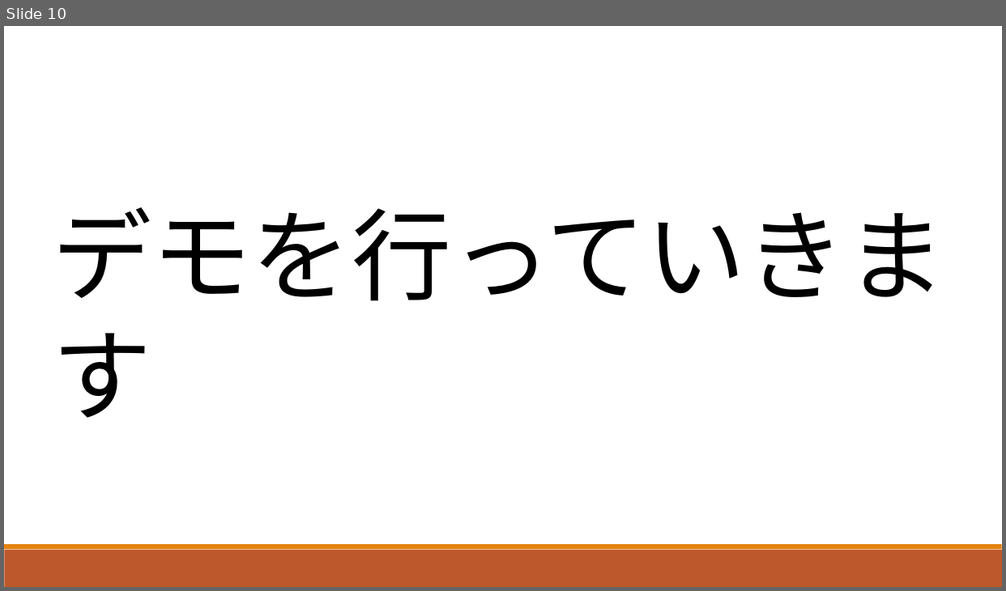
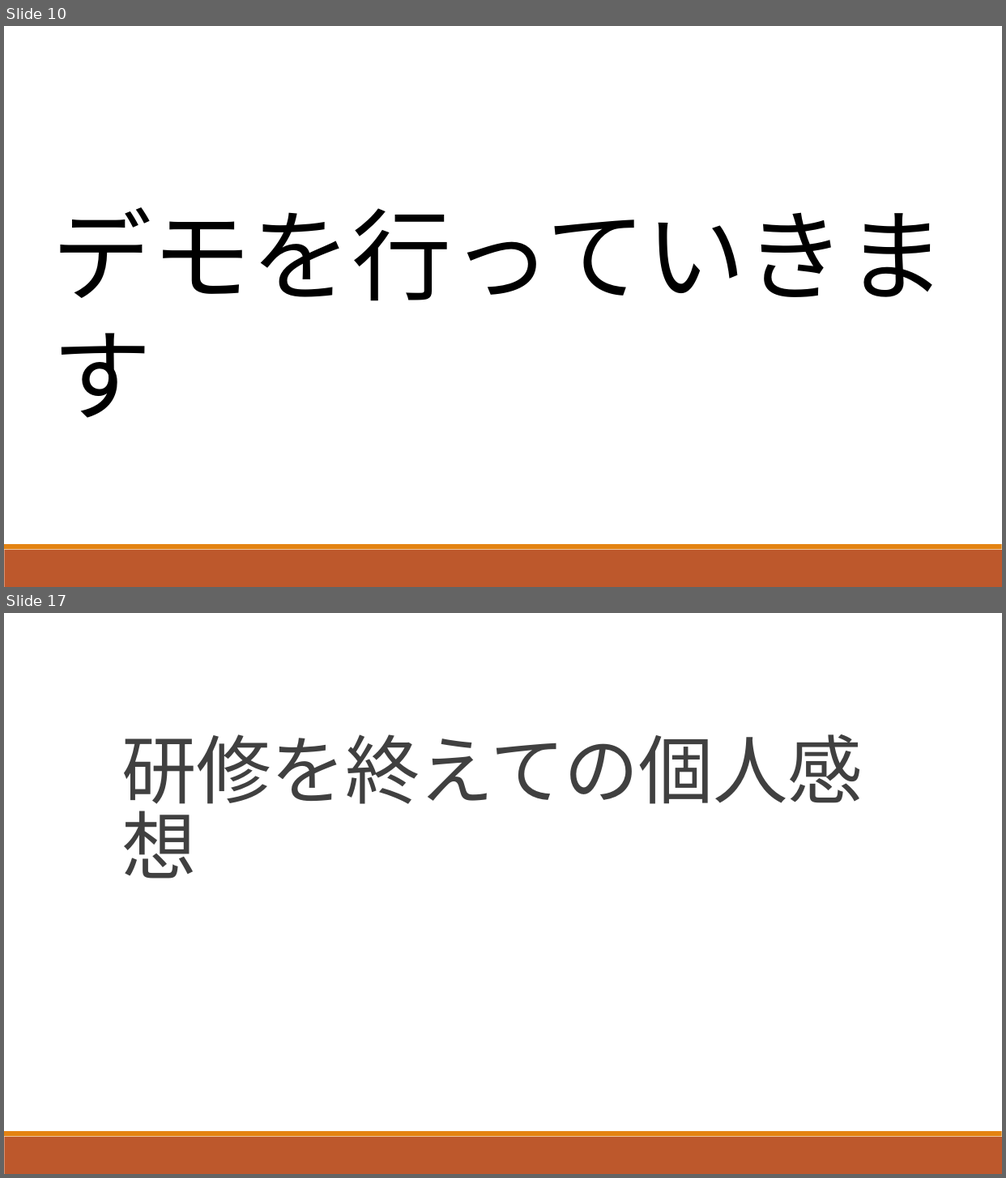
Before and after one commit to ShunjiYamamoto/groupA, a slide deck: 9.発表資料/グループ開発_Aグループ発表資料.pptx. Shown one above the other, each under a label of ours: slide 10 before the commit, slides 10 and 17 after it; the slides between them are not shown. The pictures are 1006x591 and 1006x1178 pixels, drawn with LibreOffice and Linux fonts; fonts in the diff are those of the drawing. Boxes give left, top, right and bottom in pixels: in the first picture for what was removed or moved away, otherwise in the second. Text is boxed around its words. In the diff, an @@ line names an element or a change of style, - is before the commit and + after.

```diff
--- a/9.発表資料/グループ開発_Aグループ発表資料.pptx
+++ b/9.発表資料/グループ開発_Aグループ発表資料.pptx
@@ slide 17 added at <box>4,613,1002,1174</box>, background #FFFFFF; not listed: 2 template elements that a slide beside it also shows @@
@@ title added at <box>122,735,863,879</box>, 72 pt, text #404040 @@
+研修を終えての個人感想
```
Also in this commit, not shown: 8 slides changed, 1 other slide added, 1 slide removed.
